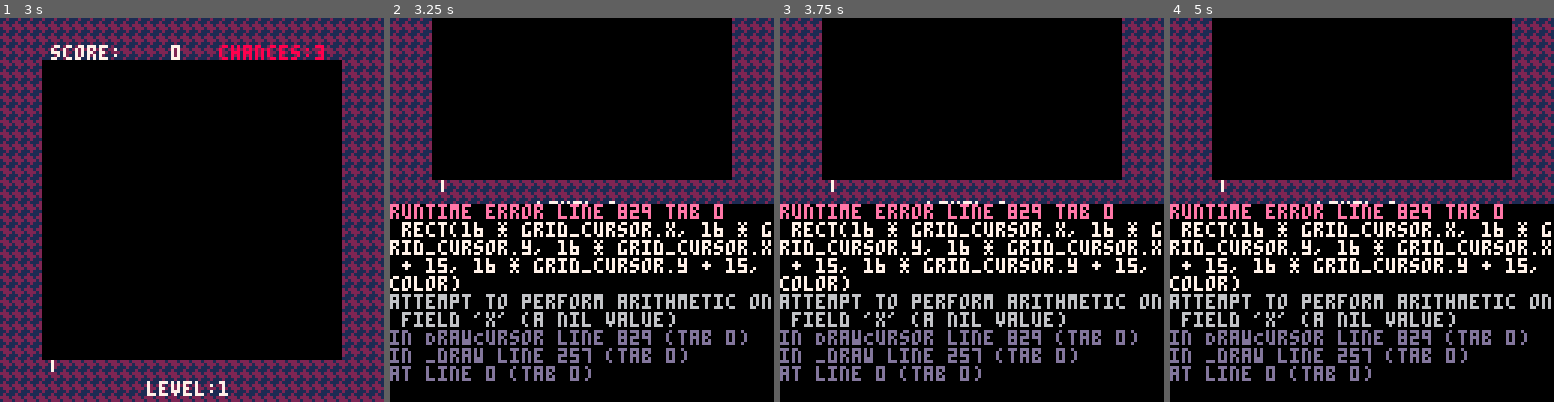
Above: before the commit, frames 1-4 (left to right).
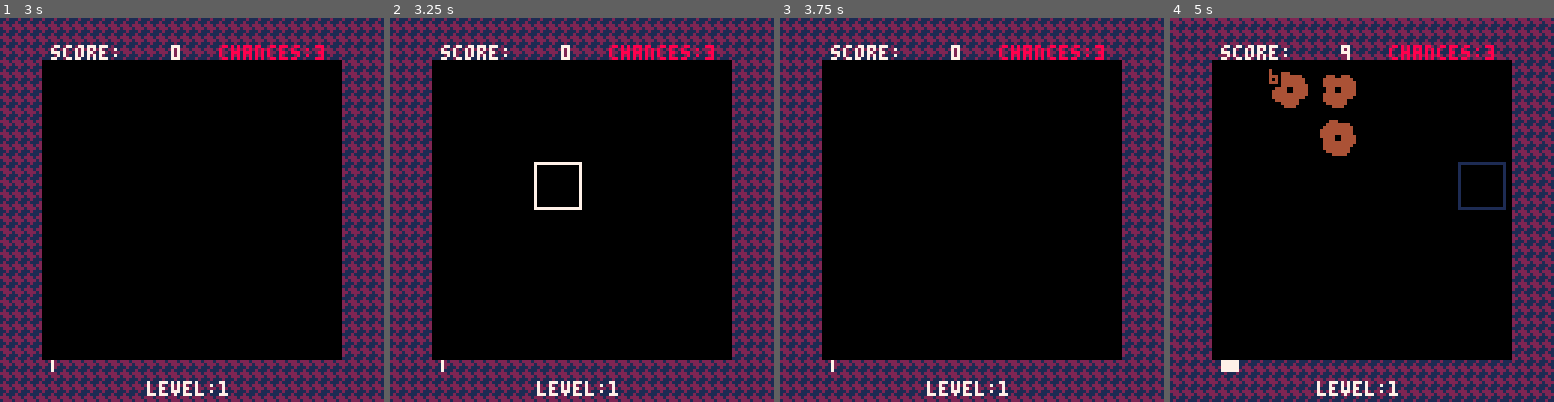
Above: after the commit, the same moments.

Repository: vm70/stratagem
Game: PICO-8 cartridge src/main.p8
Same seed, same stepped clock (60 frames per second), same inputs: the game is played once before the commit and once after it.
Inputs (mouse positions are in pixels of both pictures, inside the frame that each line leads up to):
- Up to frame 1 (3 s): tap X (X key) at 0.33, 1.07, 1.85, 2.97 s; click (280, 121) at 0.67 s; tap O (Z key) at 0.7, 1.7, 2.1, 2.5, 2.9 s; click (46, 267) at 1.22 s; hold Right 1.6-2.1 s; click (107, 114) at 1.77 s; hold Up 2.15-2.42 s; click (172, 259) at 2.32 s; hold Right from 2.47 s (still down); click (234, 106) at 2.87 s
- Up to frame 2 (3.25 s): release Right at 3.03 s; hold Left from 3.08 s (still down)
- Up to frame 3 (3.75 s): tap O (Z key) at 3.3, 3.7 s; click (1075, 256) at 3.42 s; release Left at 3.58 s; hold Down from 3.63 s (still down)
- Up to frame 4 (5 s): release Down at 3.97 s; click (1231, 102) at 3.97 s; hold Right 4.02-4.68 s; tap X (X key) at 4.08 s; tap O (Z key) at 4.1, 4.5, 4.9 s; click (1292, 248) at 4.52 s; hold Up from 4.73 s (still down)

Frame 1 is identical in both runs. In frame 2, 42% of the frame differs, in the area x 0-100%, y 0-100%; in frame 3, 42%; in frame 4, 49%.
Error before the commit: runtime error line 829 tab 0; rect(16 * grid_cursor.x, 16 * grid_cursor.y, 16 * grid_cursor.x + 15, 16 * grid_cursor.y + 15, color); attempt to perform arithme…

Commit message:
Fix control-swapping by changing player initialization

Diff:
--- a/src/main.lua
+++ b/src/main.lua
@@ -48,8 +48,21 @@
 ---@type boolean[][] falling grid
 FallingGrid = {}
 
--- table containing player information
-Player = {}
+---@type Player # table containing player information
+Player = {
+	grid_cursor = nil,
+	score = 0,
+	init_level_score = 0,
+	level_threshold = L1_THRESHOLD,
+	level = 1,
+	chances = 3,
+	combo = 0,
+	last_match = nil,
+	letter_ids = { 1, 1, 1 },
+	placement = nil,
+	score_cursor = 1,
+	swapping_gem = { x = 3, y = 4 },
+}
 
 ---@type States current state of the cartridge
 CartState = STATES.title_screen
@@ -77,21 +90,17 @@
 
 -- Initialize the player for starting the game
 function InitPlayer()
-	---@type Player
-	Player = {
-		grid_cursor = { x = 3, y = 3 },
-		score = 0,
-		init_level_score = 0,
-		level_threshold = L1_THRESHOLD,
-		level = 1,
-		chances = 3,
-		combo = 0,
-		last_match = { move_score = 0, x = 0, y = 0, gem_type = 1, match_list = {} },
-		letter_ids = { 1, 1, 1 },
-		placement = nil,
-		score_cursor = SCORE_POSITIONS.first,
-		swapping_gem = { x = 3, y = 4 },
-	}
+	Player.grid_cursor = { x = 3, y = 3 }
+	Player.score = 0
+	Player.init_level_score = 0
+	Player.level_threshold = L1_THRESHOLD
+	Player.level = 1
+	Player.chances = 3
+	Player.combo = 0
+	Player.last_match = nil
+	Player.placement = nil
+	Player.score_cursor = SCORE_POSITIONS.first
+	Player.swapping_gem = nil
 end
 
 -- Cycle through the initials' indices.
@@ -254,12 +263,12 @@
 		DrawGameBG()
 		DrawHUD(Player)
 		DrawGems(Grid, FallingGrid)
-		DrawCursor(Player, 7)
+		DrawCursor(Player.grid_cursor, 7)
 	elseif CartState == STATES.swap_select then
 		DrawGameBG()
 		DrawHUD(Player)
 		DrawGems(Grid, FallingGrid)
-		DrawCursor(Player, 11)
+		DrawCursor(Player.grid_cursor, 11)
 	elseif CartState == STATES.swap_transition then
 		DrawGameBG()
 		DrawHUD(Player)
@@ -269,28 +278,28 @@
 		DrawGameBG()
 		DrawHUD(Player)
 		DrawGems(Grid, FallingGrid)
-		DrawCursor(Player, 1)
+		DrawCursor(Player.grid_cursor, 1)
 	elseif CartState == STATES.show_match_points then
 		DrawGameBG()
 		DrawHUD(Player)
 		DrawGems(Grid, FallingGrid)
-		DrawCursor(Player, 1)
+		DrawCursor(Player.grid_cursor, 1)
 		DrawMatchAnimations(Player, FrameCounter)
 	elseif CartState == STATES.fill_grid then
 		DrawGameBG()
 		DrawHUD(Player)
 		DrawGems(Grid, FallingGrid, FrameCounter)
-		DrawCursor(Player, 1)
+		DrawCursor(Player.grid_cursor, 1)
 	elseif CartState == STATES.fill_grid_transition then
 		DrawGameBG()
 		DrawHUD(Player)
 		DrawGems(Grid, FallingGrid, FrameCounter)
-		DrawCursor(Player, 1)
+		DrawCursor(Player.grid_cursor, 1)
 	elseif CartState == STATES.combo_check then
 		DrawGameBG()
 		DrawHUD(Player)
 		DrawGems(Grid, FallingGrid)
-		DrawCursor(Player, 1)
+		DrawCursor(Player.grid_cursor, 1)
 	elseif CartState == STATES.level_up_transition then
 		DrawGameBG()
 		DrawHUD(Player)
--- a/src/types.lua
+++ b/src/types.lua
@@ -14,18 +14,18 @@
 ---@field match_list Coords[] # list of gem coordinates belonging to the match
 
 ---@class Player # table containing all player information.
----@field grid_cursor Coords # position of the player's cursor
+---@field grid_cursor Coords | nil # position of the player's cursor
 ---@field score integer # player's current score
 ---@field init_level_score integer # player's score at the start of the level
 ---@field level_threshold integer # player's target score to get to the next level
 ---@field level integer # player's current level
 ---@field chances integer # how many chances left the player has for making wrong moves
 ---@field combo integer # player's current combo (how many matches have been made since the player swapped two gems)
----@field last_match MatchInfo # player's last match
+---@field last_match MatchInfo | nil # player's last match
 ---@field letter_ids integer[] # player's initials for entering a high score
 ---@field placement integer | nil # player's placement on the leaderboard
----@field score_cursor ScorePositions | integer # cursor position for entering high score initials
----@field swapping_gem Coords # gem coordinate the player will swap the cursor with
+---@field score_cursor ScorePositions # cursor position for entering high score initials
+---@field swapping_gem Coords | nil # gem coordinate the player will swap the cursor with
 
 ---@class Particle # a particle used for match animations
 ---@field coord Coords # center gem coordinate, used to determine the particle's relative origin
--- a/src/ui.lua
+++ b/src/ui.lua
@@ -384,6 +384,9 @@
 ---@param player Player
 function MoveGridCursor(player, mouse_enabled)
 	if mouse_enabled == 0 then
+		if player.grid_cursor == nil then
+			player.grid_cursor = { x = 1, y = 1 }
+		end
 		if btnp(0) and player.grid_cursor.x > 1 then
 			-- move left
 			player.grid_cursor.x = player.grid_cursor.x - 1
@@ -403,6 +406,8 @@
 				x = flr((stat(32) - 1) / 16),
 				y = flr((stat(33) - 1) / 16),
 			}
+		else
+			player.grid_cursor = nil
 		end
 	end
 end
